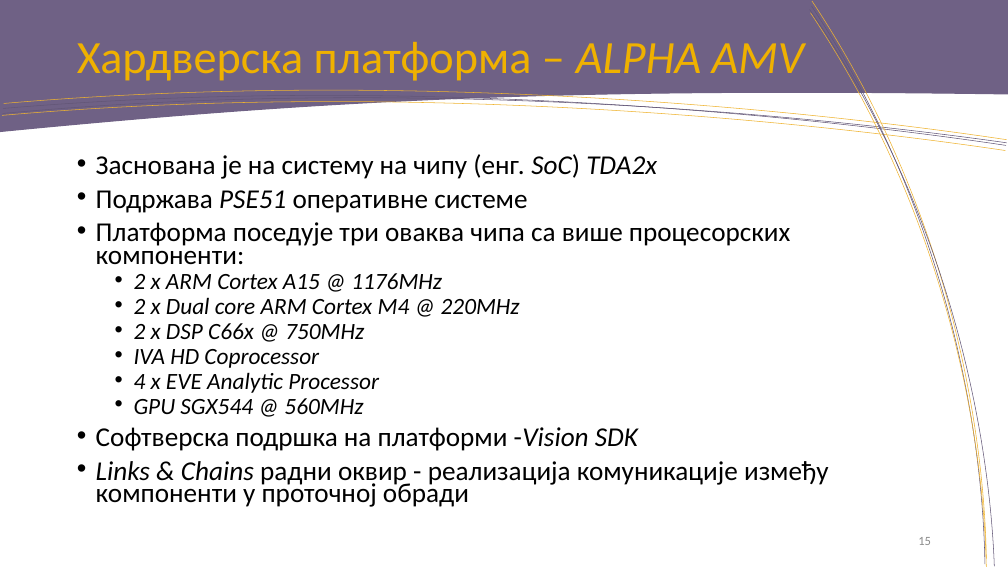
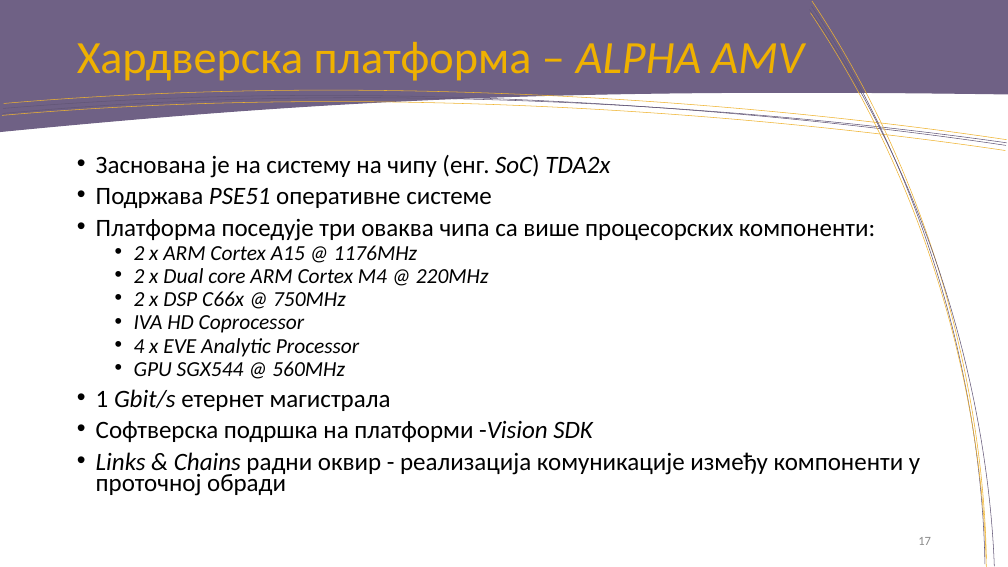
Before and after one commit to rondor1/msc, a slide deck: slide 17 of msc-e28-2018-pres.pptx (slide 15 before the commit). Drawn at 1008x567 pixels with LibreOffice and Linux fonts; fonts in the diff are those of the drawing; background and template pictures are left out. Boxes give left, top, right and bottom in pixels: in the first picture for what was removed or moved away, otherwise in the second. Text is boxed around its words. In the diff, an @@ line names an element or a change of style, - is before the commit and + after.

```diff
--- a/msc-e28-2018-pres.pptx
+++ b/msc-e28-2018-pres.pptx
@@ text at <box>96,155,920,496</box>: size 25.9 to 23.8 pt in "Заснована је на систему на чипу (енг. ...", "Подржава PSE51 оперативне системе", "Платформа поседује три оваква чипа са више ...", "Софтверска подршка на платформи -Vision SDK" and 1 more places; size 22.2 to 20.4 pt in "2 x ARM Cortex A15 @ 1176MHz", "2 x Dual core ARM Cortex M4 ...", "2 x DSP C66x @ 750MHz", "IVA HD Coprocessor" and 2 more places @@
@@ text at <box>96,389,391,411</box>: paragraph added @@
+• 1 Gbit/s етернет магистрала
@@ page number at <box>918,537,931,545</box>: text changed @@
-15
+17
```
Also in this commit, not shown: 13 other slides changed, 2 slides added, 1 other file.
